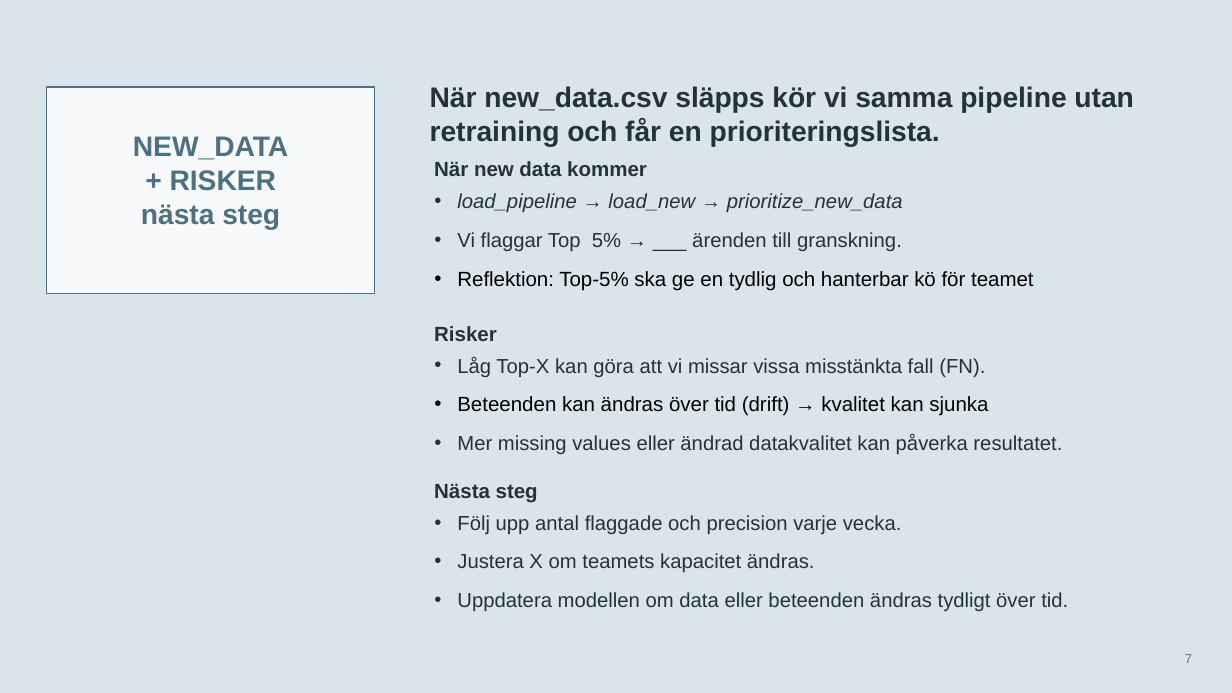
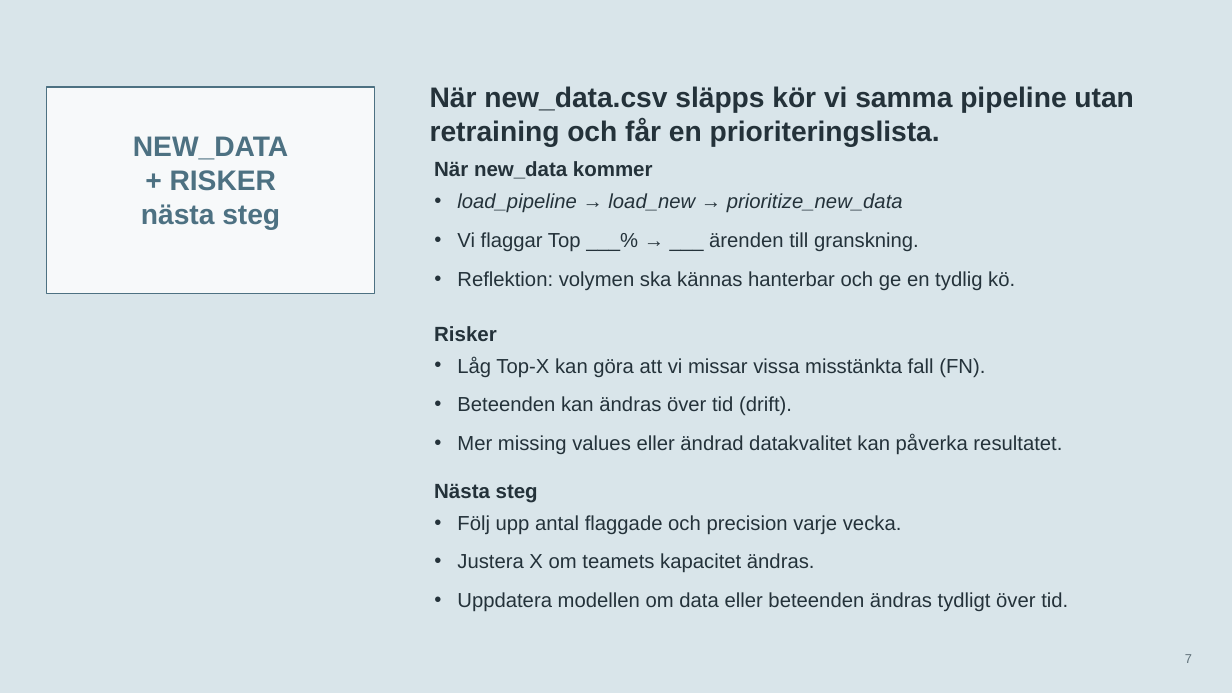
Before and after one commit to janekrajt-tech/Gruppuppgift-ML-, a slide deck: slide 7 of marketplace_safety_slides.pptx. Drawn at 1232x693 pixels with LibreOffice and Linux fonts; fonts in the diff are those of the drawing. Boxes give left, top, right and bottom in pixels: in the first picture for what was removed or moved away, otherwise in the second. Text is boxed around its words. In the diff, an @@ line names an element or a change of style, - is before the commit and + after.

```diff
--- a/marketplace_safety_slides.pptx
+++ b/marketplace_safety_slides.pptx
@@ text at (434,161,653,179): text changed @@
-När new data kommer
+När new_data kommer
@@ text at (457,232,919,251): text changed @@
-• Vi flaggar Top 5% → ___ ärenden till granskning.
+• Vi flaggar Top ___% → ___ ärenden till granskning.
@@ text at (457,271,1015,290): text changed; size 16 to 15.8 pt; text colour #000000 to #24323A @@
-• Reflektion: Top-5% ska ge en tydlig och hanterbar kö för teamet
+• Reflektion: volymen ska kännas hanterbar och ge en tydlig kö.
@@ text at (457,396,792,415): text changed; size 16 to 15.8 pt; text colour #000000 to #24323A @@
-• Beteenden kan ändras över tid (drift) → kvalitet kan sjunka
+• Beteenden kan ändras över tid (drift).
```
Also in this commit, not shown: 4 other slides changed.
